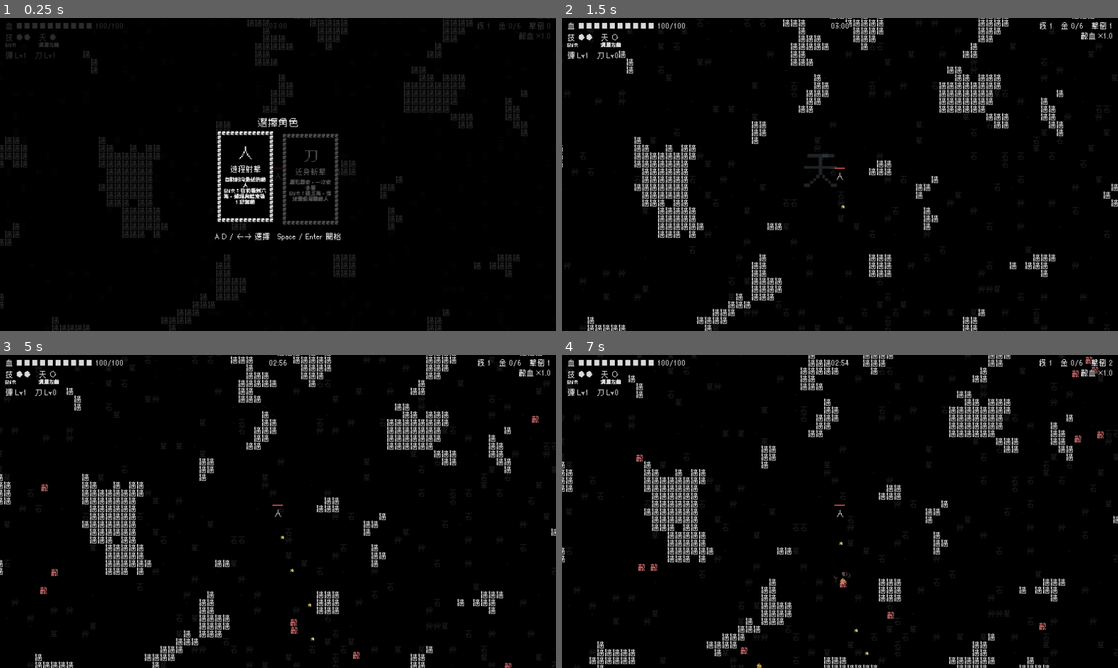
Above: before the commit, frames 1-4 (two rows, left to right).
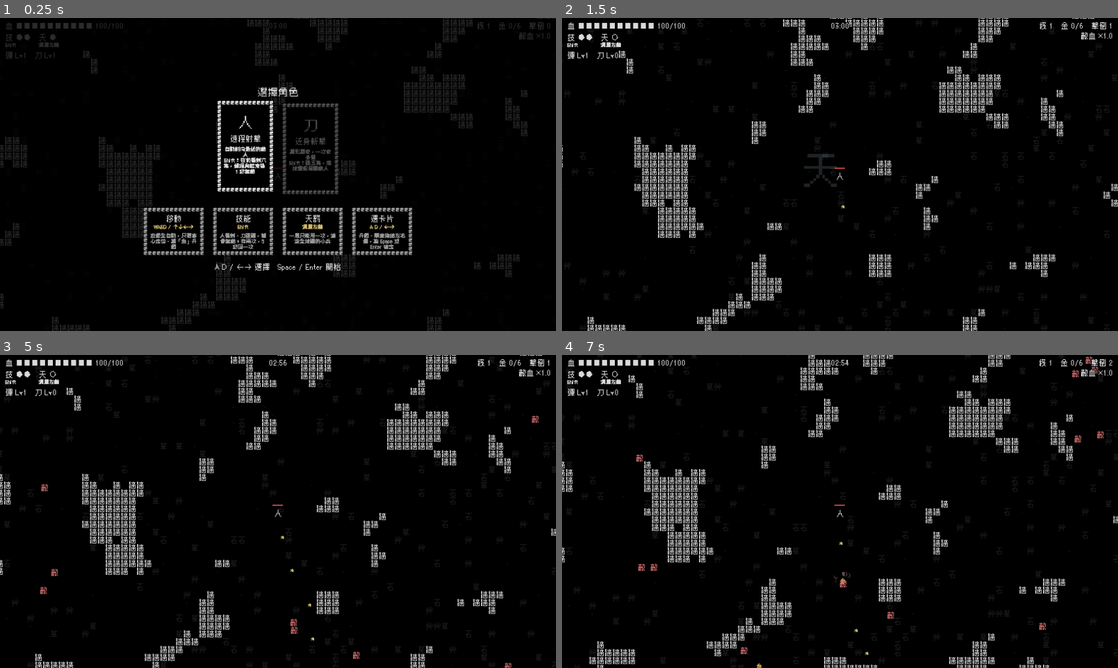
Above: after the commit, the same moments.

Repository: Scottcw1006/text-survivors
Game: Godot game, scene res://main.tscn
The game is run twice, just before and just after one commit, with the same random seed, the same clock (stepped at 60 frames per second) and the same inputs.
Inputs (mouse positions are in pixels of both pictures, inside the frame that each line leads up to):
- Up to frame 1 (0.25 s): no input
- Up to frame 2 (1.5 s): tap Enter at 0.5 s; move the mouse to (962, 158) at 0.52 s; hold Right (move_right) 0.53-1.25 s; tap Space (confirm) at 0.6 s; click (962, 158) at 0.67 s; drag from (728, 190) to (812, 237) at 1.27 s
- Up to frame 3 (5 s): tap Space (confirm) at 2, 3.6 s; move the mouse to (333, 442) at 2.02 s; hold Right (move_right) 2.03-2.75 s; tap Enter at 2.1 s; drag from (250, 574) to (111, 464) at 2.77 s; move the mouse to (444, 558) at 3.52 s; hold Left (move_left) 3.53-4.25 s; drag from (111, 464) to (194, 433) at 4.27 s
- Up to frame 4 (7 s): move the mouse to (867, 511) at 5.02 s; hold Down (move_down) 5.03-5.75 s; tap Enter at 5.1 s; click (867, 511) at 5.17 s; drag from (756, 433) to (728, 527) at 5.77 s; move the mouse to (962, 495) at 6.52 s; hold Up (move_up) from 6.53 s (still down); tap Space (confirm) at 6.6 s

The runs differ from the first frame. In frame 1, 5.8% of the frame differs, in the area x 25-75%, y 22-81%; in frame 2, nothing differs; in frame 3, less than 0.1%; in frame 4, less than 0.1%.

Commit message:
選角畫面加操作教學卡
Co-Authored-By: Claude Opus 5.5 <noreply@anthropic.com>

Diff:
--- a/cards.gd
+++ b/cards.gd
@@ -15,6 +15,11 @@
 const COLOR_ON := Color.WHITE
 const COLOR_OFF := Color(1, 1, 1, 0.35)
 const COLOR_DIM := Color(0, 0, 0, 0.8)
+# 教學卡（選角畫面下面那排操作說明）：比較小、比較淡，不能選
+const TIP_COLS := 14
+const TIP_ROWS := 11
+const TIP_GAP := 60.0              # 角色卡和教學卡之間的距離
+const COLOR_TIP := Color(1, 1, 1, 0.7)
 
 var font: Font
 var title := ""
@@ -22,10 +27,12 @@
 var hint := ""
 var cards: Array = []              # [{icon, name, sub, desc}]，sub 可以是空字串
 var cursor := 0
+var tips: Array = []               # [{name, key, desc}]，選角時才有
 
 
-func show_cards(t: String, c: Array, selected: int, h: String, sub_title := "") -> void:
+func show_cards(t: String, c: Array, selected: int, h: String, sub_title := "", tip_cards := []) -> void:
 	title = t
+	tips = tip_cards
 	subtitle = sub_title
 	cards = c
 	cursor = selected
@@ -43,6 +50,11 @@
 	var per_row := maxi(1, int((size.x - 80.0 + GAP) / (card_w + GAP)))
 	var rows := ceili(float(n) / per_row)
 	var total_h := rows * card_h + (rows - 1) * GAP
+	var tip_w := TIP_COLS * CELL
+	var tip_h := TIP_ROWS * CELL
+	var cards_h := total_h
+	if not tips.is_empty():
+		total_h += TIP_GAP + tip_h
 	var y0 := (size.y - total_h) / 2.0 + 20.0
 
 	if subtitle != "":
@@ -64,13 +76,9 @@
 		# 卡片底色塗黑，後面的牆才不會透出來
 		draw_rect(Rect2(origin, Vector2(card_w, card_h)), Color.BLACK)
 
-		# 外框：一圈「框」字
-		for cx in COLS:
-			for cy in ROWS:
-				if cx == 0 or cy == 0 or cx == COLS - 1 or cy == ROWS - 1:
-					_text(BORDER_CHAR, origin + Vector2((cx + 0.5) * CELL, (cy + 0.5) * CELL), BORDER_SIZE, color)
+		var c: Dictionary = cards[i]
+		_frame(origin, COLS, ROWS, color)
 
-		var c: Dictionary = cards[i]
 		_text(c.icon, Vector2(mid, origin.y + 92.0), 66, color)
 		_text(c.name, Vector2(mid, origin.y + 172.0), 33, color)
 		var desc_top := 206.0
@@ -83,7 +91,29 @@
 		var desc_pos := Vector2(origin.x + CELL + 4.0, origin.y + desc_top + font.get_ascent(DESC_SIZE))
 		draw_multiline_string(font, desc_pos, c.desc, HORIZONTAL_ALIGNMENT_CENTER, inner_w, DESC_SIZE, max_lines, color)
 
+	# 教學卡：一排在角色卡下面
+	var tx0 := (size.x - (tips.size() * tip_w + (tips.size() - 1) * GAP)) / 2.0
+	for i in tips.size():
+		var tip: Dictionary = tips[i]
+		var o := Vector2(tx0 + i * (tip_w + GAP), y0 + cards_h + TIP_GAP)
+		var tmid := o.x + tip_w / 2.0
+		draw_rect(Rect2(o, Vector2(tip_w, tip_h)), Color.BLACK)
+		_frame(o, TIP_COLS, TIP_ROWS, COLOR_TIP)
+		_text(tip.name, Vector2(tmid, o.y + 48.0), 33, COLOR_ON)
+		_text(tip.key, Vector2(tmid, o.y + 88.0), 22, Color(1.0, 0.85, 0.4))
+		var lines := int((tip_h - CELL - 8.0 - 112.0) / DESC_LINE)
+		var p := Vector2(o.x + CELL + 4.0, o.y + 112.0 + font.get_ascent(DESC_SIZE))
+		draw_multiline_string(font, p, tip.desc, HORIZONTAL_ALIGNMENT_CENTER, (TIP_COLS - 2) * CELL - 8.0, DESC_SIZE, lines, COLOR_TIP)
+
 	_text(hint, Vector2(size.x / 2.0, y0 + total_h + 50.0), 33, COLOR_ON)
+
+
+## 用一圈「框」字畫出 cols × rows 的外框
+func _frame(origin: Vector2, cols: int, rows: int, color: Color) -> void:
+	for cx in cols:
+		for cy in rows:
+			if cx == 0 or cy == 0 or cx == cols - 1 or cy == rows - 1:
+				_text(BORDER_CHAR, origin + Vector2((cx + 0.5) * CELL, (cy + 0.5) * CELL), BORDER_SIZE, color)
 
 
 ## 以 center 為中心畫一行字
--- a/main.gd
+++ b/main.gd
@@ -521,7 +521,16 @@
 	var cards := []
 	for c: Dictionary in CHARACTERS:
 		cards.append({"icon": c.glyph, "name": c.name, "sub": "", "desc": c.desc})
-	level_cards.show_cards("選擇角色", cards, character, "A D / ←→ 選擇　Space / Enter 開始")
+	level_cards.show_cards("選擇角色", cards, character, "A D / ←→ 選擇　Space / Enter 開始", "", TUTORIAL_TIPS)
+
+
+## 選角畫面下面的操作教學
+const TUTORIAL_TIPS := [
+	{"name": "移動", "key": "WASD / ↑↓←→", "desc": "攻擊全自動，只要專心走位、撿「金」升級"},
+	{"name": "技能", "key": "Shift", "desc": "人衝刺、刀跳躍，都會無敵。存兩次，5 秒回一次"},
+	{"name": "天罰", "key": "滑鼠左鍵", "desc": "一局只能用一次，清空全地圖的小兵"},
+	{"name": "選卡片", "key": "A D / ←→", "desc": "升級、開寶箱時左右選，按 Space 或 Enter 確定"},
+]
 
 
 # ---------- 玩家 ----------
Not shown, changed: docs/index.pck
